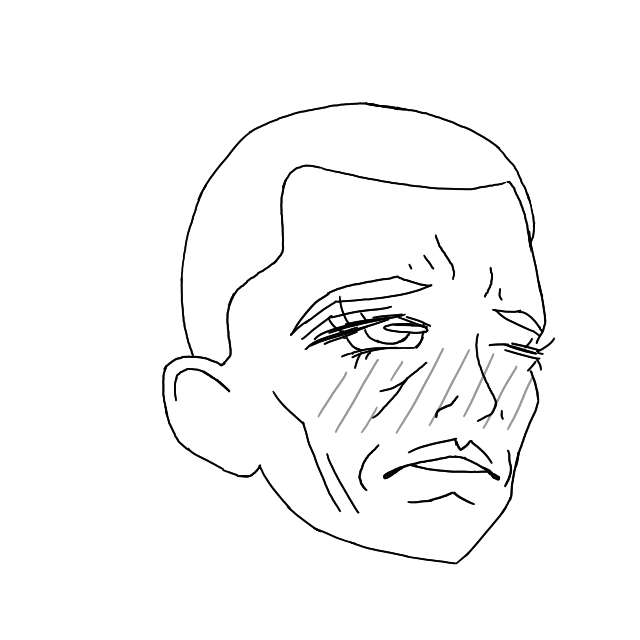
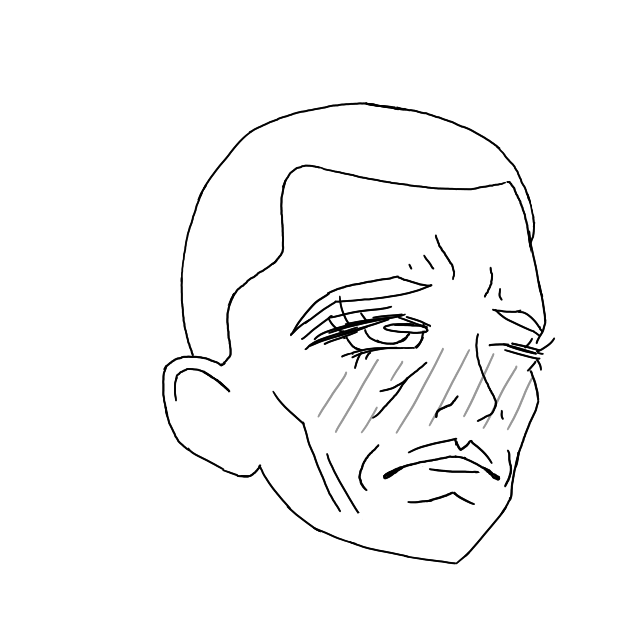
The second 640x640 image is a revision of the first. Changes to its layers:
painted on "lines" over [411, 464, 489, 475]
